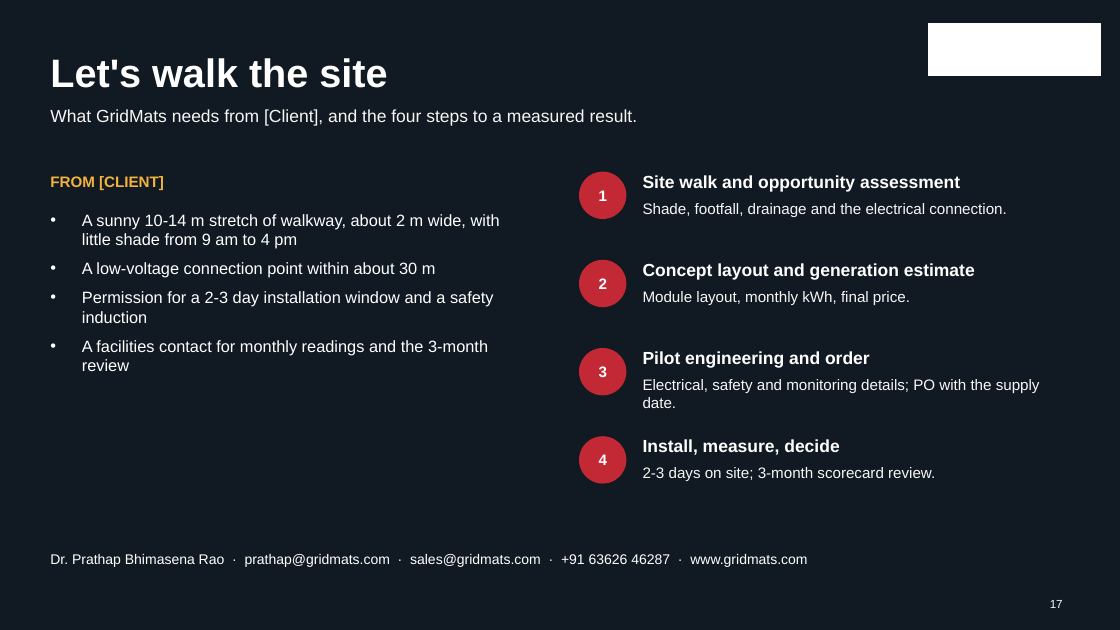
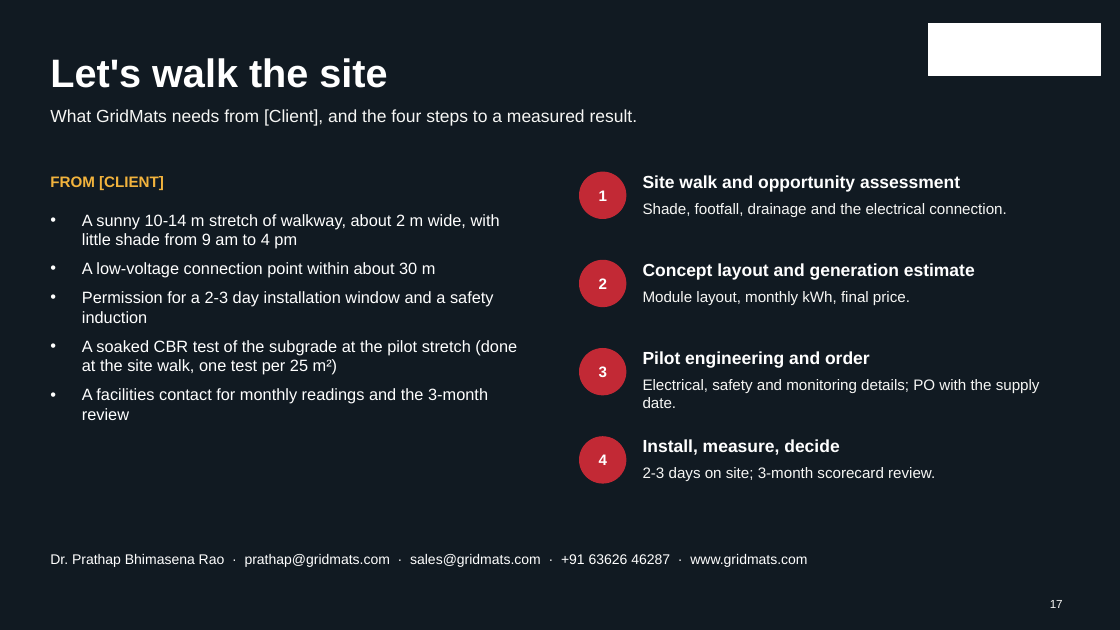
Before and after one commit to bprathap79/gridmats-monitor, a slide deck: slide 17 of solar-walkway-template/output/template/GridMats_Solar_Walkway_Proposal_TEMPLATE.pptx. Drawn at 1120x630 pixels with LibreOffice and Linux fonts; fonts in the diff are those of the drawing; background and template pictures are left out. Boxes give left, top, right and bottom in pixels: in the first picture for what was removed or moved away, otherwise in the second. Text is boxed around its words. In the diff, an @@ line names an element or a change of style, - is before the commit and + after.

```diff
--- a/solar-walkway-template/output/template/GridMats_Solar_Walkway_Proposal_TEMPLATE.pptx
+++ b/solar-walkway-template/output/template/GridMats_Solar_Walkway_Proposal_TEMPLATE.pptx
@@ text at [82, 340, 517, 375]: paragraph added @@
+• A soaked CBR test of the subgrade at the pilot stretch (done at the site walk, one test per 25 m²)
```
Also in this commit, not shown: 8 other slides changed, 9 other files.
